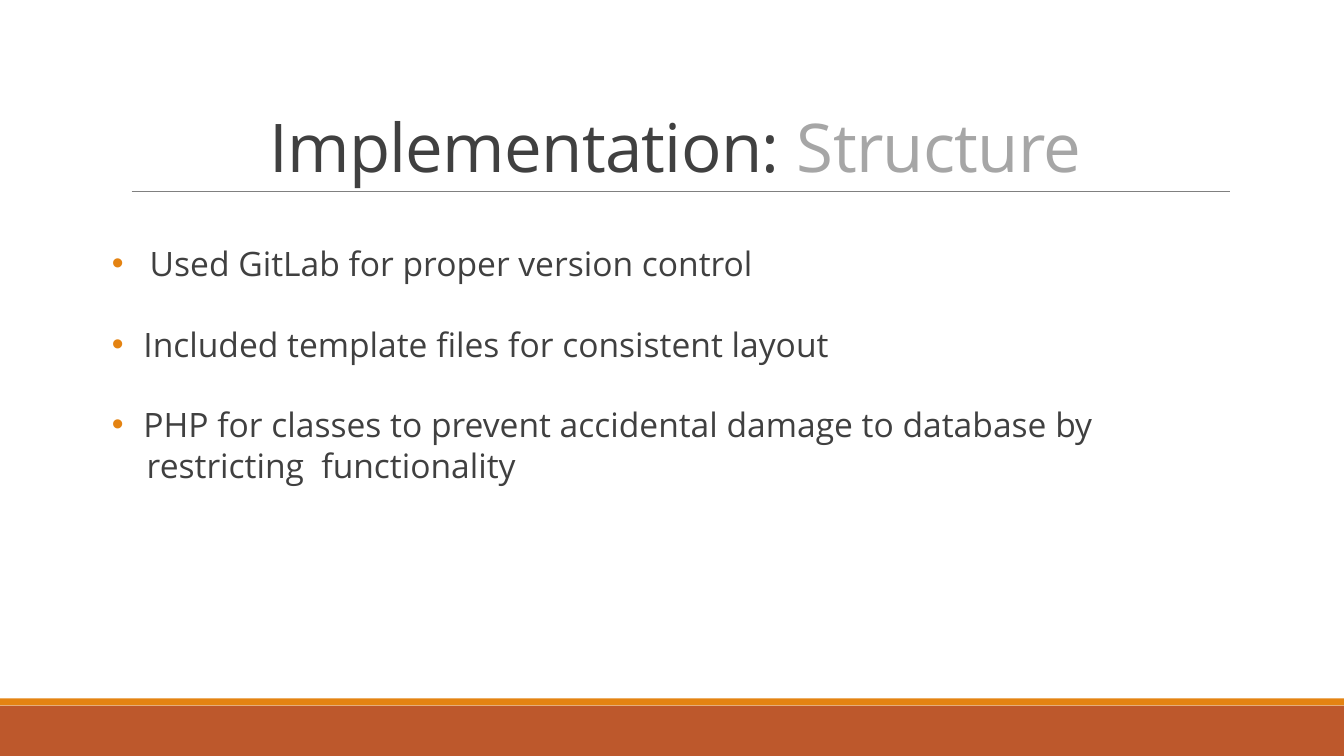
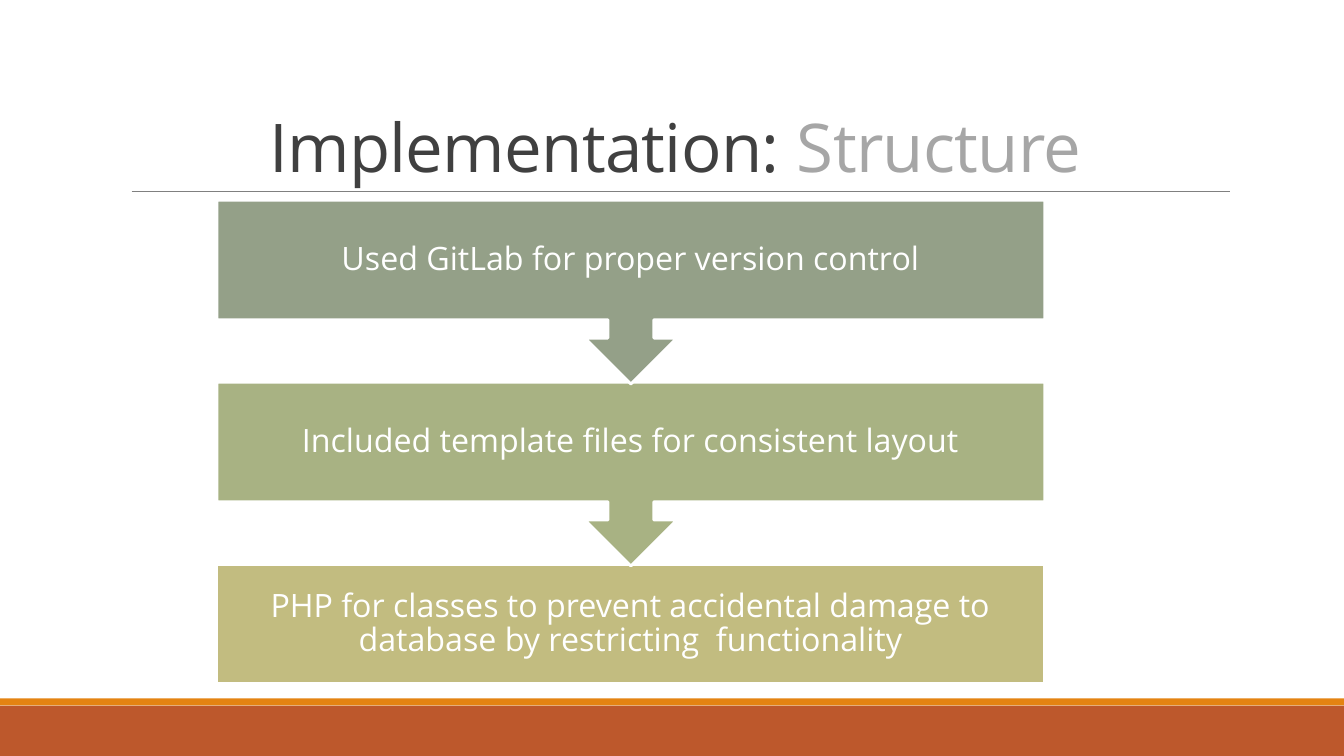
Before and after one commit to dragosthealex/roomies, a slide deck: slide 23 of res/presentation1/final_presentationv2.pptx (slide 22 before the commit). Drawn at 1344x756 pixels with LibreOffice and Linux fonts; fonts in the diff are those of the drawing. Boxes give left, top, right and bottom in pixels: in the first picture for what was removed or moved away, otherwise in the second. Text is boxed around its words. In the diff, an @@ line names an element or a change of style, - is before the commit and + after.

```diff
--- a/res/presentation1/final_presentationv2.pptx
+++ b/res/presentation1/final_presentationv2.pptx
@@ group added at [217, 201, 1045, 685]: 2 up arrow callouts, 2 texts, 1 rectangle @@
+Included template files for consistent layout
+Used GitLab for proper version control
@@ text "PHP for classes to prevent ..." at [271, 592, 990, 659]: vertical alignment top to middle @@
@@ text at [271, 592, 990, 659]: text changed; size 24 to 23 pt; text colour #404040 to #FFFFFF @@
-• Used GitLab for proper version control
-• Included template files for consistent layout
-• PHP for classes to prevent accidental damage to database by
-restricting functionality
+PHP for classes to prevent accidental damage to database by restricting functionality
```
Also in this commit, not shown: 1 other slide changed, 1 slide added, 1 other file.
